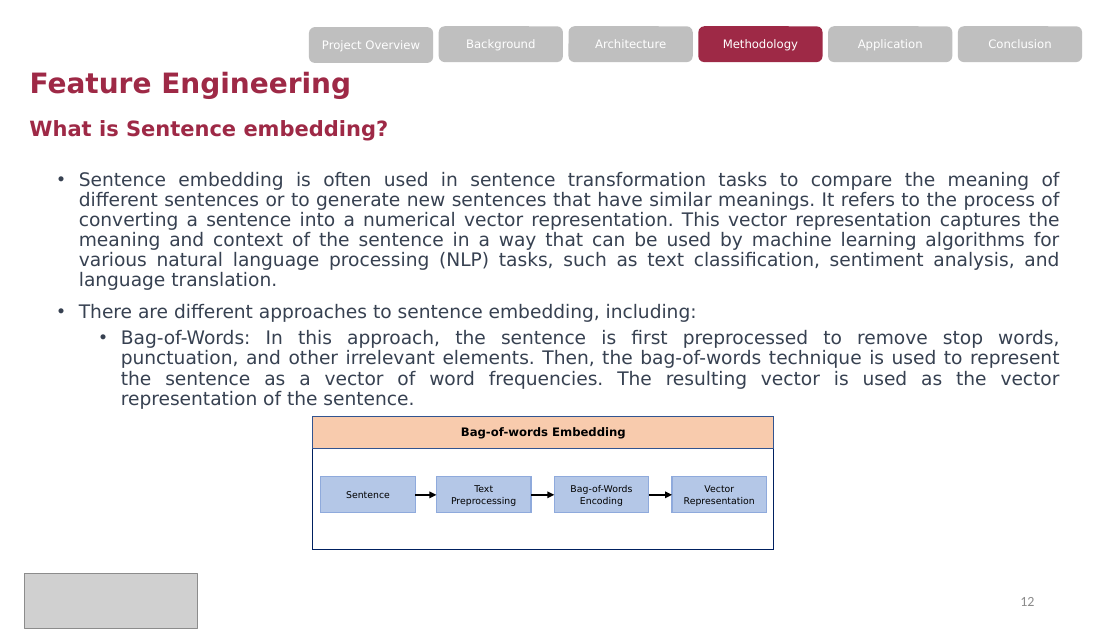
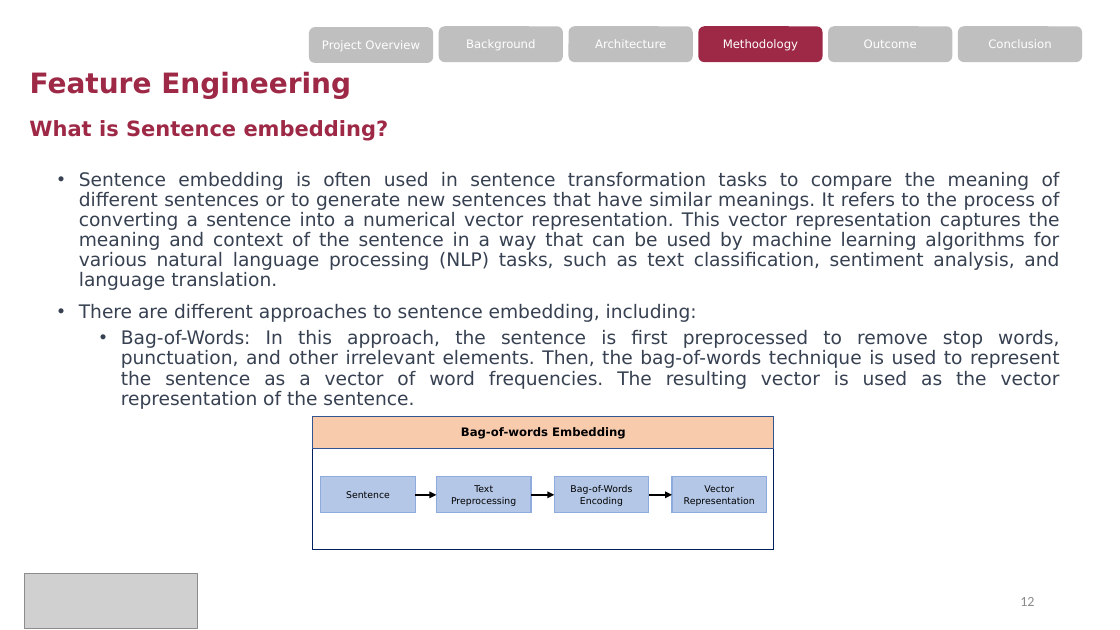
Before and after one commit to zqw86713/MSCA_31008_0N01_Winter_2023_Data_Mining_Principles, a slide deck: slide 12 of Final_project/MScA_31008_Final_Project_Presentation - Pitchbook Industry Classification.pptx. Drawn at 1120x630 pixels with LibreOffice and Linux fonts; fonts in the diff are those of the drawing; grey boxes stand for pictures. Boxes give left, top, right and bottom in pixels: in the first picture for what was removed or moved away, otherwise in the second. Text is boxed around its words. In the diff, an @@ line names an element or a change of style, - is before the commit and + after.

```diff
--- a/Final_project/MScA_31008_Final_Project_Presentation - Pitchbook Industry Classification.pptx
+++ b/Final_project/MScA_31008_Final_Project_Presentation - Pitchbook Industry Classification.pptx
@@ text in rounded rectangle at (864,40,917,48): text changed @@
-Application
+Outcome
```
Also in this commit, not shown: 1 other slide changed, 2 slides added.
